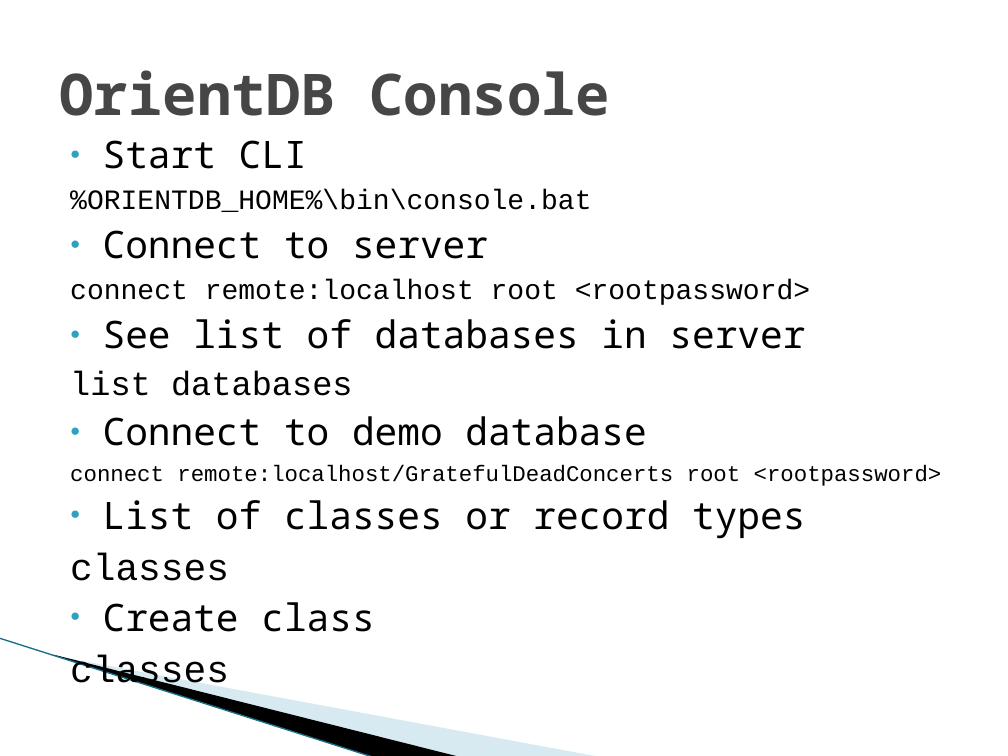
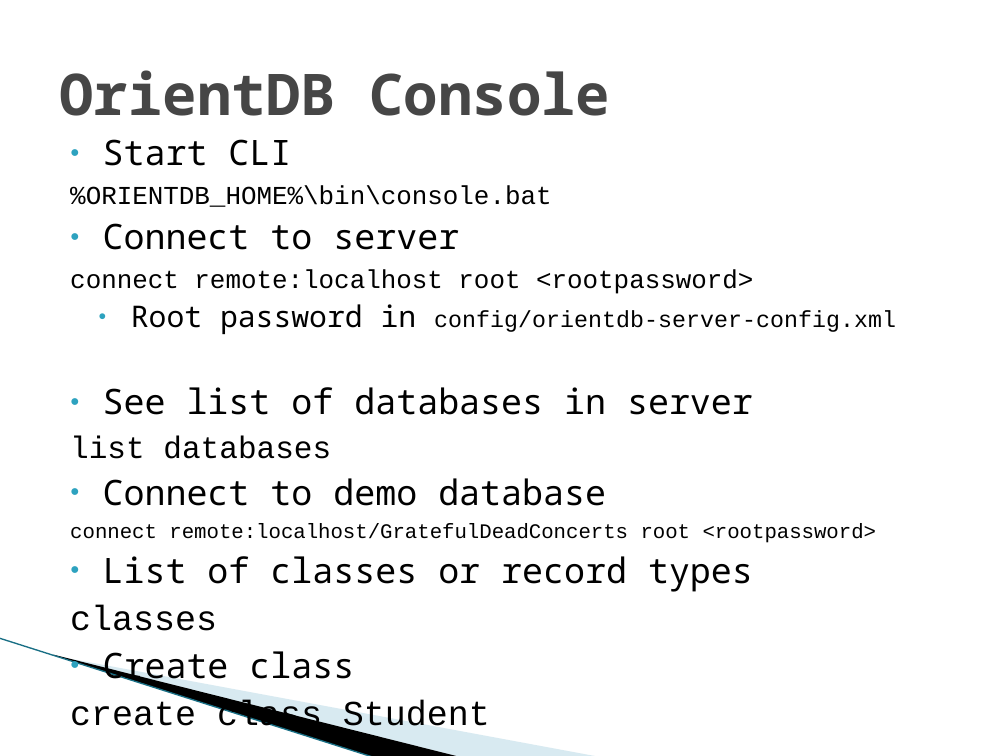
Before and after one commit to arunramkrish/bt_graphdb, a slide deck: slide 26 of presentations/2_OrientDB.pptx (slide 3 before the commit). Drawn at 1008x756 pixels with LibreOffice and Linux fonts; fonts in the diff are those of the drawing; background and template pictures are left out. Boxes give left, top, right and bottom in pixels: in the first picture for what was removed or moved away, otherwise in the second. Text is boxed around its words. In the diff, an @@ line names an element or a change of style, - is before the commit and + after.

Commit message:
updated with more orientdb slides and updated code base

```diff
--- a/presentations/2_OrientDB.pptx
+++ b/presentations/2_OrientDB.pptx
@@ text at [70, 139, 877, 688]: size 27 to 25 pt in "Start CLI", "Connect to server", "See list of databases in server", "Connect to demo database" and 3 more places; size 20 to 18.5 pt in "%ORIENTDB_HOME%\bin\console.bat", "connect remote:localhost root <rootpassword>"; size 24 to 22.2 pt in "list databases"; size 16 to 14.8 pt in "connect remote:localhost/GratefulDeadConcerts root <rootpass ..." @@
@@ text at [131, 304, 896, 334]: paragraph added @@
+  ● Root password in config/orientdb-server-config.xml
@@ text at [70, 701, 490, 736]: text changed; size 27 to 25 pt @@
-classes
+create class Student
```
Also in this commit, not shown: 5 other slides changed, 46 slides added, 1 other file.
